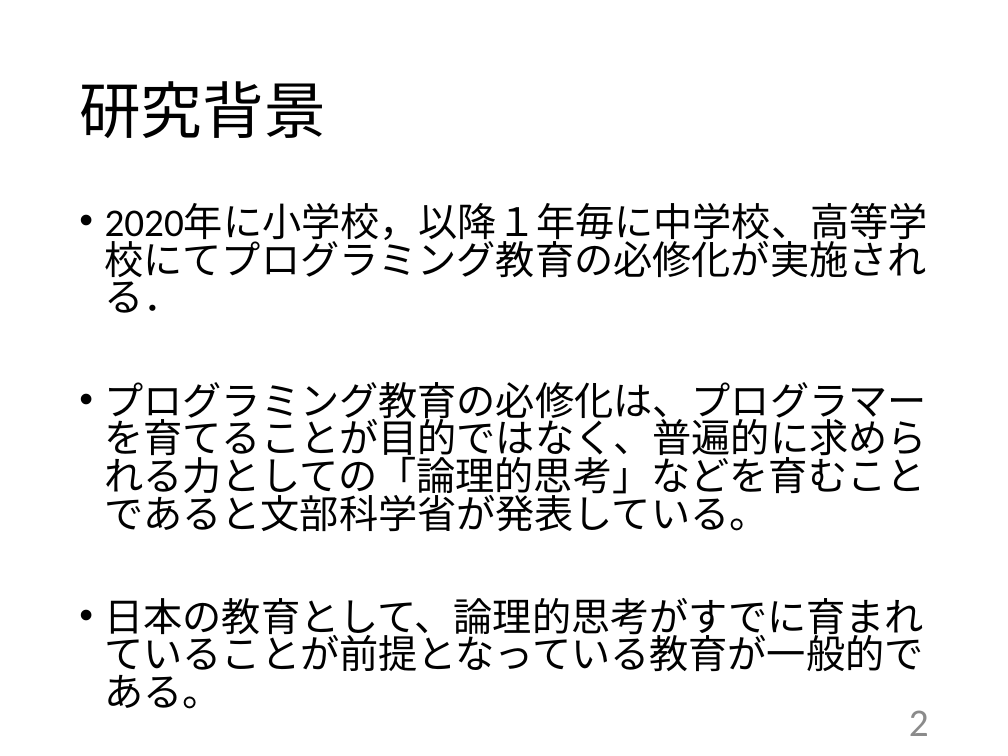
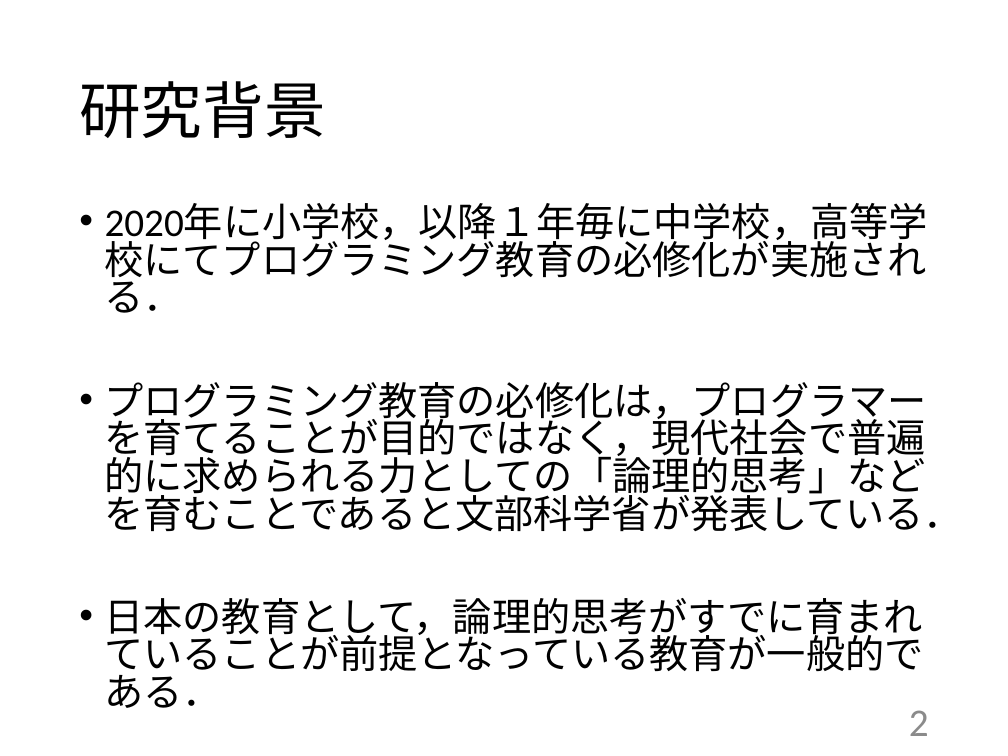
Before and after one commit to kait-takanolab/1821121-shimaoka-thesis, a slide deck: slide 2 of 1821121_shimaoka_tyuukan.pptx. Drawn at 1008x756 pixels with LibreOffice and Linux fonts; fonts in the diff are those of the drawing. Boxes give left, top, right and bottom in pixels: in the first picture for what was removed or moved away, otherwise in the second. Text is boxed around its words. In the diff, an @@ line names an element or a change of style, - is before the commit and + after.

```diff
--- a/1821121_shimaoka_tyuukan.pptx
+++ b/1821121_shimaoka_tyuukan.pptx
@@ text at <box>105,203,964,708</box>: text changed @@
-• 2020年に小学校，以降１年毎に中学校、高等学校にてプログラミング教育の必修化が実施される．
-• プログラミング教育の必修化は、プログラマーを育てることが目的ではなく、普遍的に求められる力としての「論理的思考」などを育むことであると文部科学省が発表している。
-• 日本の教育として、論理的思考がすでに育まれていることが前提となっている教育が一般的である。
+• 2020年に小学校，以降１年毎に中学校，高等学校にてプログラミング教育の必修化が実施される．
+• プログラミング教育の必修化は，プログラマーを育てることが目的ではなく，現代社会で普遍的に求められる力としての「論理的思考」などを育むことであると文部科学省が発表している．
+• 日本の教育として，論理的思考がすでに育まれていることが前提となっている教育が一般的である．
```
Also in this commit, not shown: 6 other slides changed, 2 slides added, 1 slide removed.
